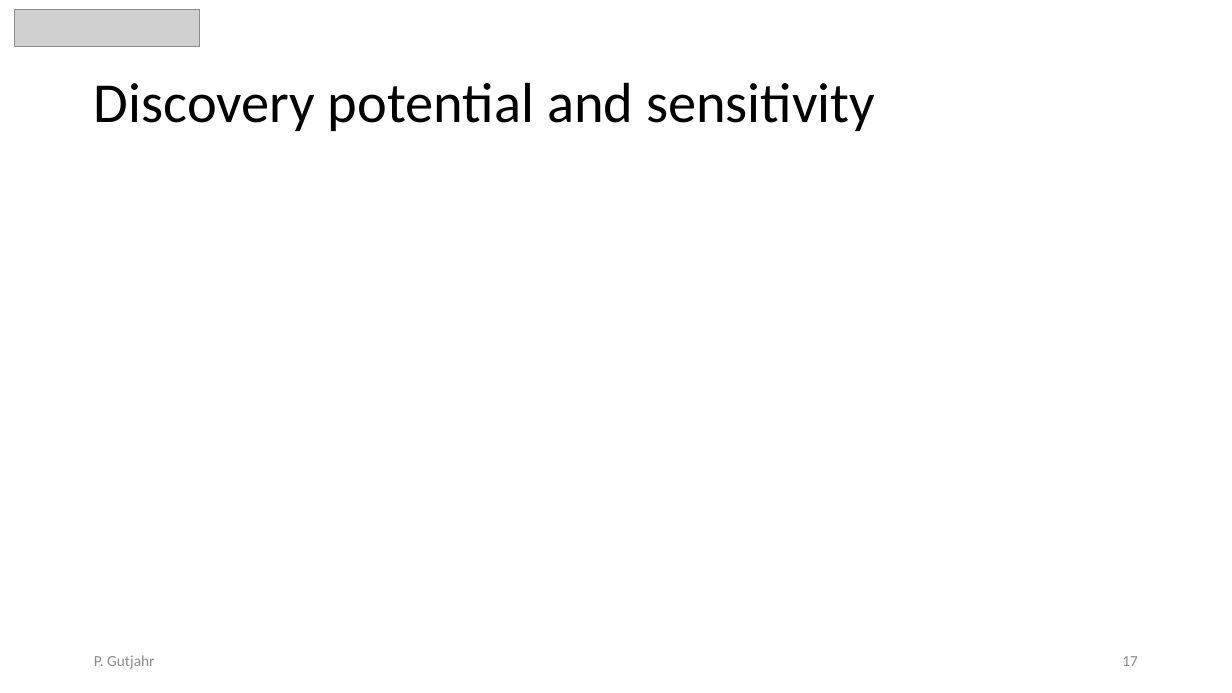
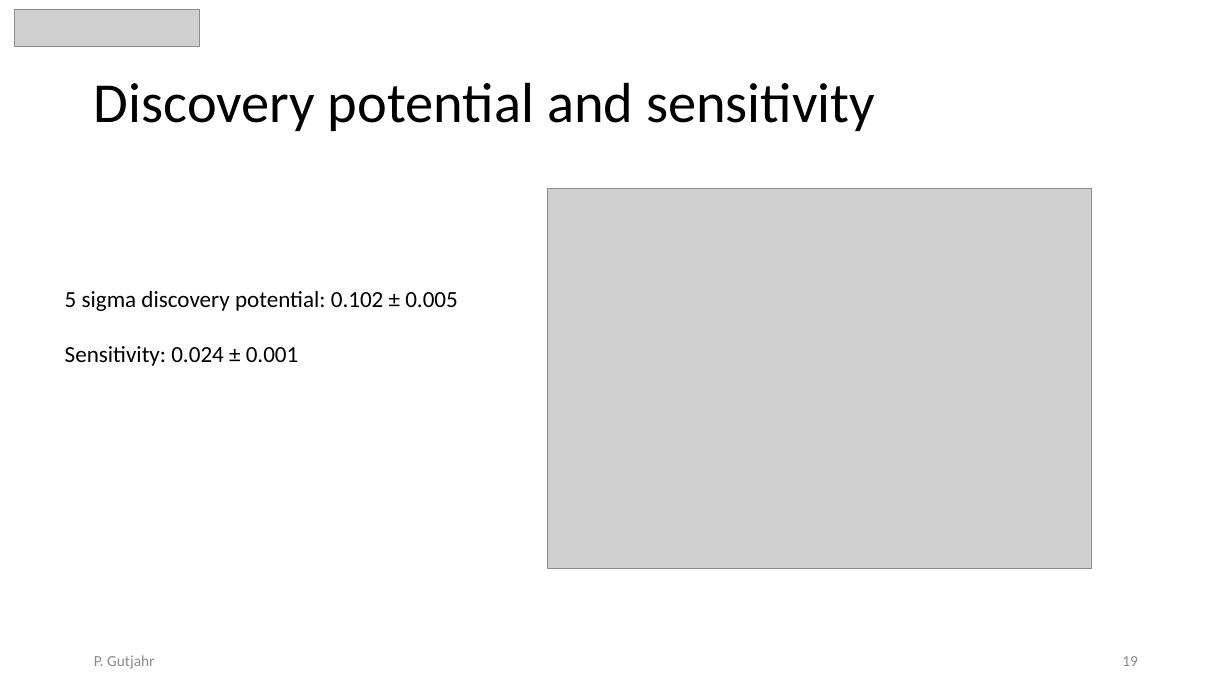
Before and after one commit to pascalgutjahr/presentations, a slide deck: slide 19 of cr_group/cr_call_2023_09_22.pptx (slide 17 before the commit). Drawn at 1232x693 pixels with LibreOffice and Linux fonts; fonts in the diff are those of the drawing; grey boxes stand for pictures. Boxes give left, top, right and bottom in pixels: in the first picture for what was removed or moved away, otherwise in the second. Text is boxed around its words. In the diff, an @@ line names an element or a change of style, - is before the commit and + after.

```diff
--- a/cr_group/cr_call_2023_09_22.pptx
+++ b/cr_group/cr_call_2023_09_22.pptx
@@ picture added at bbox=[548, 189, 1092, 568] @@
@@ text added at bbox=[65, 291, 458, 366], 18 pt, text #000000 @@
+5 sigma discovery potential: 0.102 ± 0.005
+Sensitivity: 0.024 ± 0.001
@@ page number at bbox=[1122, 656, 1138, 666]: text changed @@
-17
+19
```
Also in this commit, not shown: 9 other slides changed, 4 slides added, 1 slide removed.
